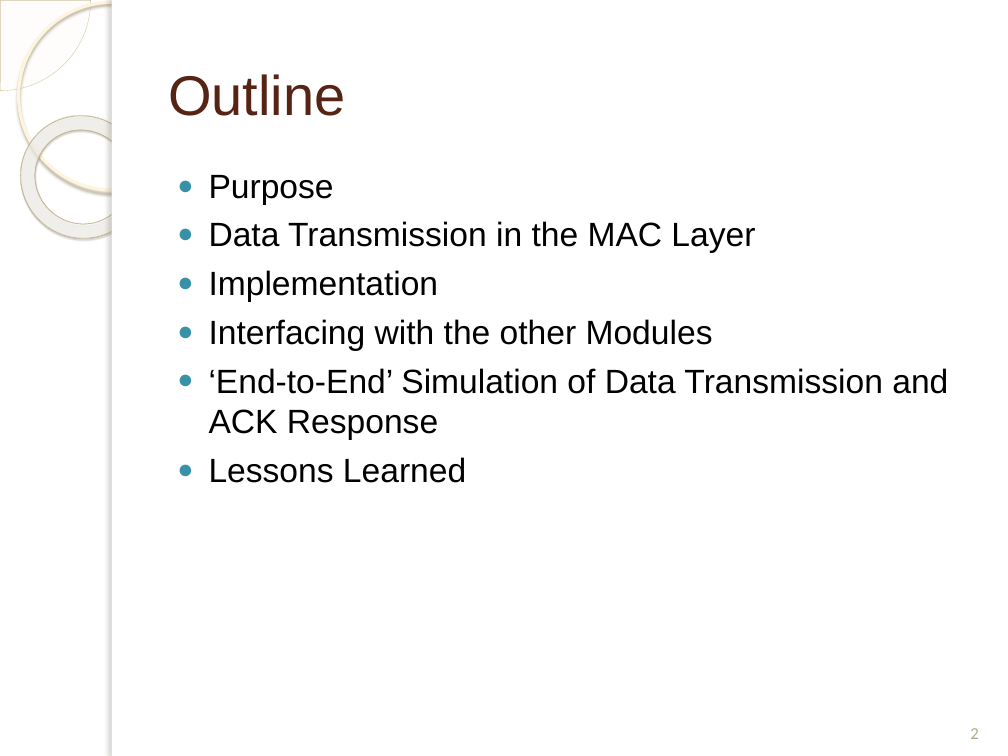
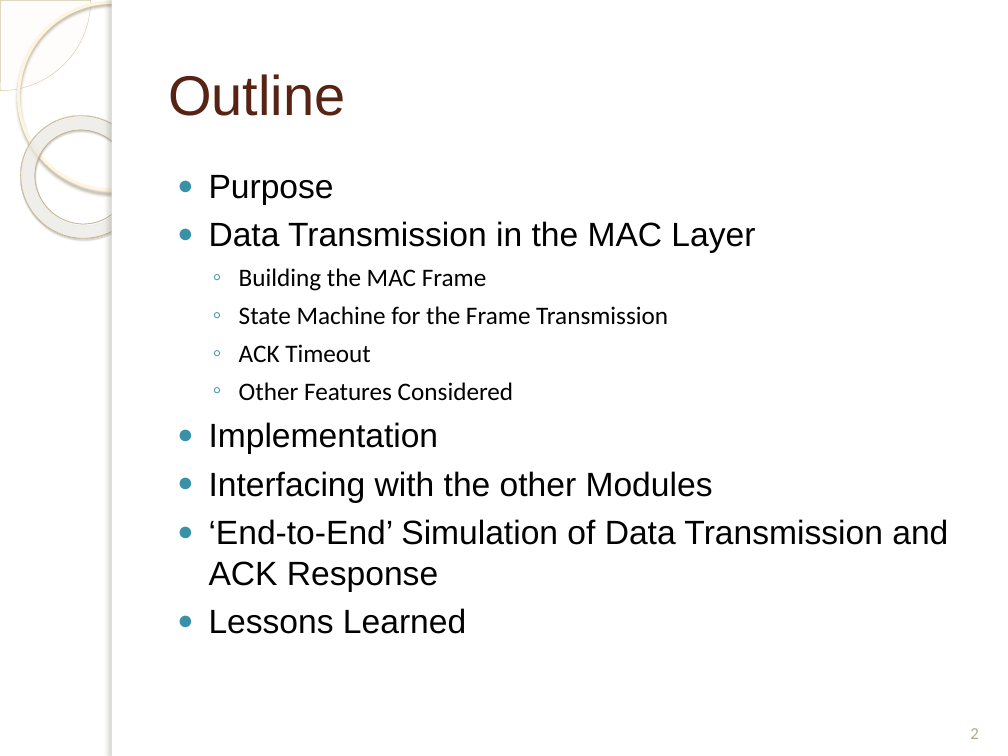
Before and after one commit to isamubr/ece405group6, a slide deck: slide 2 of 4305 Final Presentation.pptx. Drawn at 1008x756 pixels with LibreOffice and Linux fonts; fonts in the diff are those of the drawing; background and template pictures are left out. Boxes give left, top, right and bottom in pixels: in the first picture for what was removed or moved away, otherwise in the second. Text is boxed around its words. In the diff, an @@ line names an element or a change of style, - is before the commit and + after.

```diff
--- a/4305 Final Presentation.pptx
+++ b/4305 Final Presentation.pptx
@@ text at box(239, 268, 668, 401): paragraphs added @@
+  ◦ Building the MAC Frame
+  ◦ State Machine for the Frame Transmission
+  ◦ ACK Timeout
+  ◦ Other Features Considered
```
Also in this commit, not shown: 8 other slides changed, 8 slides added.
